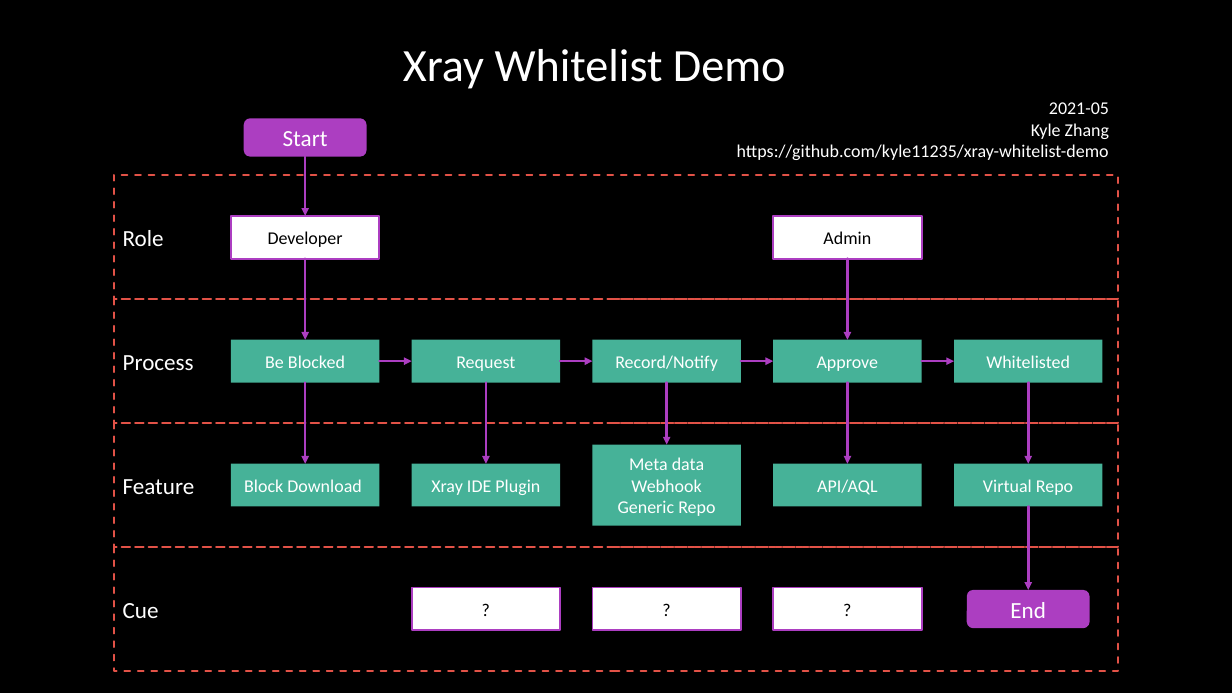
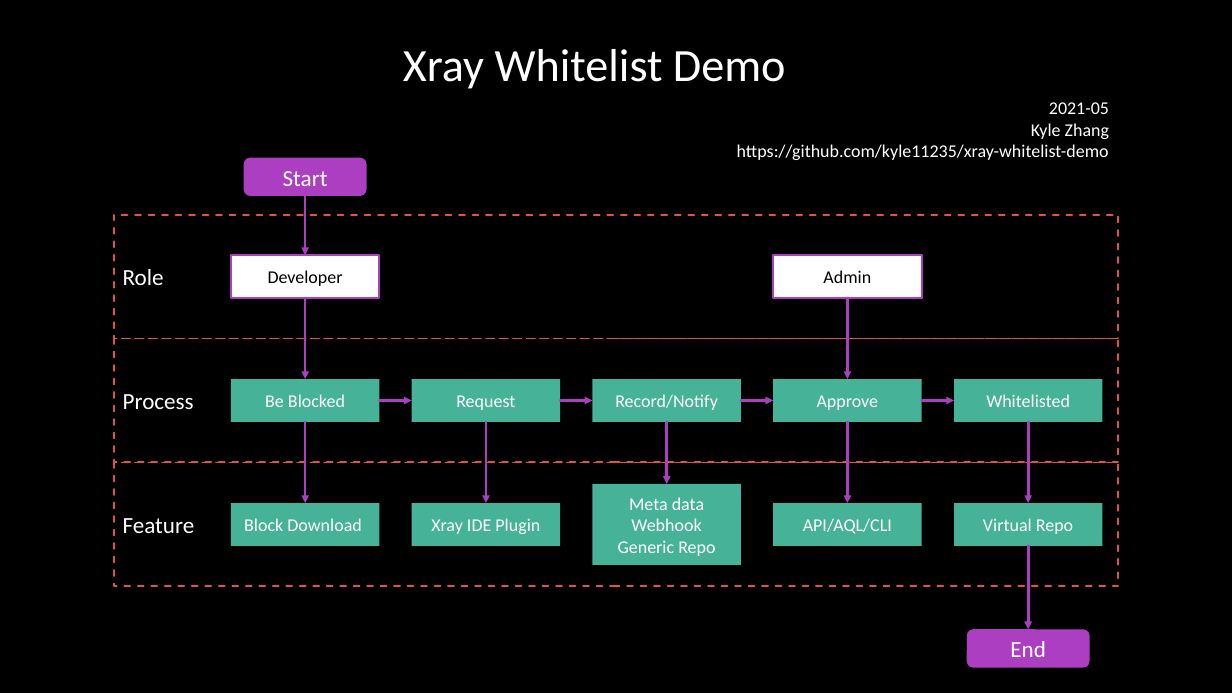
Before and after one commit to kyle11235/xray-in-practice, a slide deck: slide 1 of xray_whitelist_demo.pptx. Drawn at 1232x693 pixels with LibreOffice and Linux fonts; fonts in the diff are those of the drawing; background and template pictures are left out. Boxes give left, top, right and bottom in pixels: in the first picture for what was removed or moved away, otherwise in the second. Text is boxed around its words. In the diff, an @@ line names an element or a change of style, - is before the commit and + after.

```diff
--- a/xray_whitelist_demo.pptx
+++ b/xray_whitelist_demo.pptx
@@ 15 rectangles, 13 arrows, 2 rounded rectangles: place and size @@
-15 rectangles, 13 arrows, 2 rounded rectangles at box(114, 118, 1118, 628)
+15 rectangles, 13 arrows, 2 rounded rectangles at box(114, 158, 1118, 667)
@@ text in rectangle at box(803, 518, 892, 534): text changed @@
-API/AQL
+API/AQL/CLI
@@ rectangle removed at box(114, 547, 1118, 671) @@
-Cue
@@ rectangle removed at box(412, 588, 561, 630) @@
-?
@@ rectangle removed at box(592, 588, 741, 630) @@
-?
@@ rectangle removed at box(774, 588, 922, 630) @@
-?
```
Also in this commit, not shown: 3 other files.
